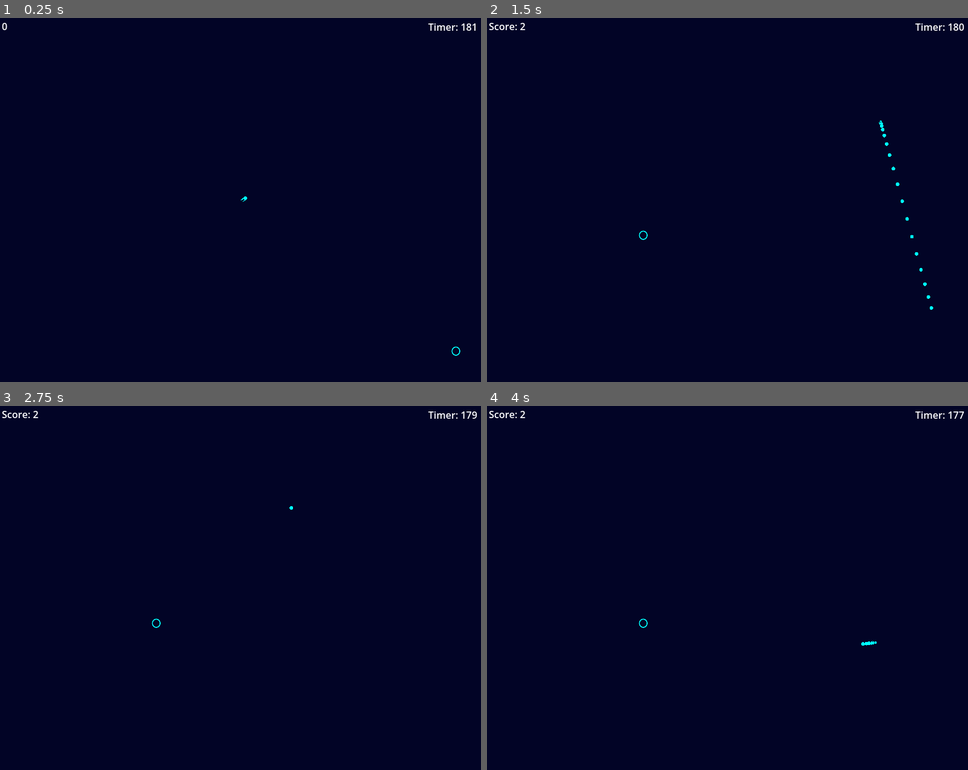
Above: before the commit, frames 1-4 (two rows, left to right).
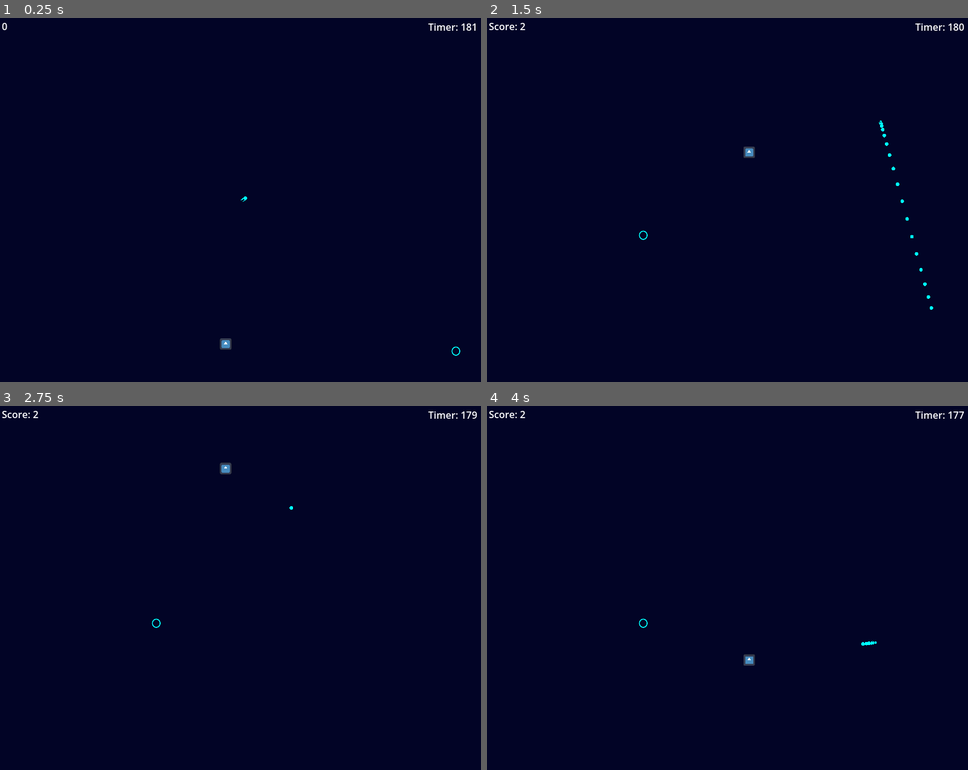
Above: after the commit, the same moments.

Repository: beki-github/speed-click
Game: Godot game, scene res://scenes/game.tscn
Same seed, same stepped clock (60 frames per second), same inputs: the game is played once before the commit and once after it. The engine's default icon, where the game draws it, is replaced by a stand-in: a white triangle on a blue panel in a dark square.
Inputs (mouse positions are in pixels of both pictures, inside the frame that each line leads up to):
- Up to frame 1 (0.25 s): no input
- Up to frame 2 (1.5 s): move the mouse to (943, 349) at 0.52 s; move the mouse to (881, 123) at 1.27 s
- Up to frame 3 (2.75 s): move the mouse to (293, 507) at 2.02 s
- Up to frame 4 (4 s): move the mouse to (703, 660) at 2.77 s; move the mouse to (876, 642) at 3.52 s

The runs differ from the first frame. In frame 1, less than 0.1% of the frame differs, in the area x 45-49%, y 88-92%; in frame 2, less than 0.1%; in frame 3, less than 0.1%, in the area x 45-49%, y 15-19%; in frame 4, less than 0.1%.

Commit message:
initialtest stage of implementing bounce effect

Diff:
--- /dev/null
+++ b/scenes/ball.tscn
@@ -0,0 +1,17 @@
+[gd_scene format=3 uid="uid://ibckfgb71ekg"]
+
+[ext_resource type="Texture2D" uid="uid://c2401j7825mj5" path="res://assets/icon.svg" id="1_7s4qf"]
+[ext_resource type="Script" uid="uid://dwlnbrpnkxsrk" path="res://scripts/ball.gd" id="1_cxlvu"]
+
+[sub_resource type="CircleShape2D" id="CircleShape2D_cxlvu"]
+radius = 14.0
+
+[node name="ball" type="CharacterBody2D" unique_id=885168186]
+script = ExtResource("1_cxlvu")
+
+[node name="CollisionShape2D" type="CollisionShape2D" parent="." unique_id=314496846]
+shape = SubResource("CircleShape2D_cxlvu")
+
+[node name="Sprite2D" type="Sprite2D" parent="." unique_id=1884715604]
+scale = Vector2(0.15, 0.15)
+texture = ExtResource("1_7s4qf")
--- a/scenes/game.tscn
+++ b/scenes/game.tscn
@@ -2,6 +2,8 @@
 
 [ext_resource type="Script" uid="uid://bqxpc045y286c" path="res://scripts/game.gd" id="1_yqjtg"]
 [ext_resource type="Shader" uid="uid://c3sskalw6a0ys" path="res://shaders/game.gdshader" id="2_yqjtg"]
+[ext_resource type="PackedScene" uid="uid://ibckfgb71ekg" path="res://scenes/ball.tscn" id="3_lnu2h"]
+[ext_resource type="PackedScene" uid="uid://dlfk5rc07fj20" path="res://scenes/walls.tscn" id="4_lbhrr"]
 
 [sub_resource type="ShaderMaterial" id="ShaderMaterial_lnu2h"]
 shader = ExtResource("2_yqjtg")
@@ -39,4 +41,10 @@
 one_shot = true
 autostart = true
 
+[node name="ball" parent="." unique_id=885168186 instance=ExtResource("3_lnu2h")]
+position = Vector2(0, -13)
+
+[node name="walls" parent="." unique_id=1904335899 instance=ExtResource("4_lbhrr")]
+position = Vector2(-404, -298)
+
 [connection signal="timeout" from="Timer" to="." method="_on_timer_timeout"]
--- a/scenes/walls.tscn
+++ b/scenes/walls.tscn
@@ -15,18 +15,18 @@
 [node name="walls" type="StaticBody2D" unique_id=1904335899]
 
 [node name="top" type="CollisionShape2D" parent="." unique_id=824641724]
-position = Vector2(389, -76)
+position = Vector2(445, -82)
 shape = SubResource("RectangleShape2D_def3t")
 
 [node name="right" type="CollisionShape2D" parent="." unique_id=327191823]
-position = Vector2(846.25, 392.75)
+position = Vector2(862, 365)
 rotation = 1.5707964
 shape = SubResource("RectangleShape2D_yax5h")
 
 [node name="left" type="CollisionShape2D" parent="." unique_id=1053180734]
-position = Vector2(-55.5, 422.5)
+position = Vector2(-61, 417)
 shape = SubResource("RectangleShape2D_0lpna")
 
 [node name="bottom" type="CollisionShape2D" parent="." unique_id=328677204]
-position = Vector2(422, 652)
+position = Vector2(405, 652)
 shape = SubResource("RectangleShape2D_exnah")
--- /dev/null
+++ b/scripts/ball.gd
@@ -0,0 +1,21 @@
+extends CharacterBody2D
+
+var direction: Vector2
+var speed: int =2000
+var screen_size:Vector2
+
+func _ready():
+	screen_size=get_viewport_rect().size
+	position=Vector2(screen_size.x/2,screen_size.y/2)
+	direction=get_random_direction()
+
+func _physics_process(delta: float) -> void:
+	var collison=move_and_collide(direction*speed*delta)
+	if collison:
+		direction=direction.bounce(collison.get_normal())
+
+func get_random_direction() -> Vector2:
+	var new_direction: Vector2
+	new_direction.x=[-1,1].pick_random()
+	new_direction.y=randf_range(-1,1)
+	return new_direction.normalized()
Not shown, added: scripts/ball.gd.uid
